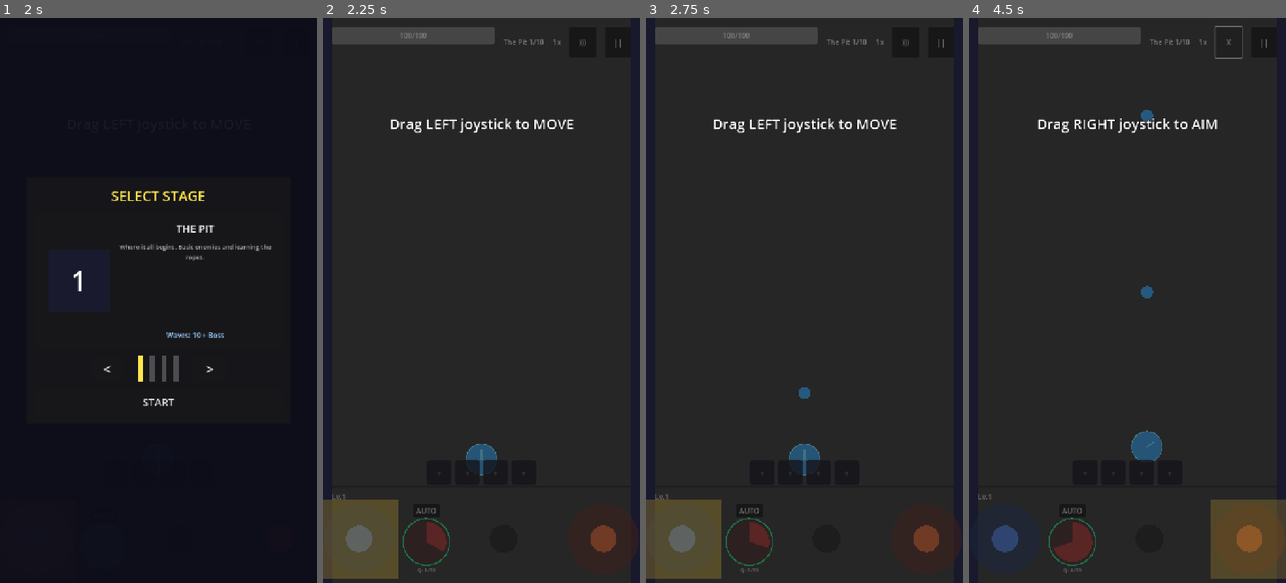
Above: before the commit, frames 1-4 (left to right).
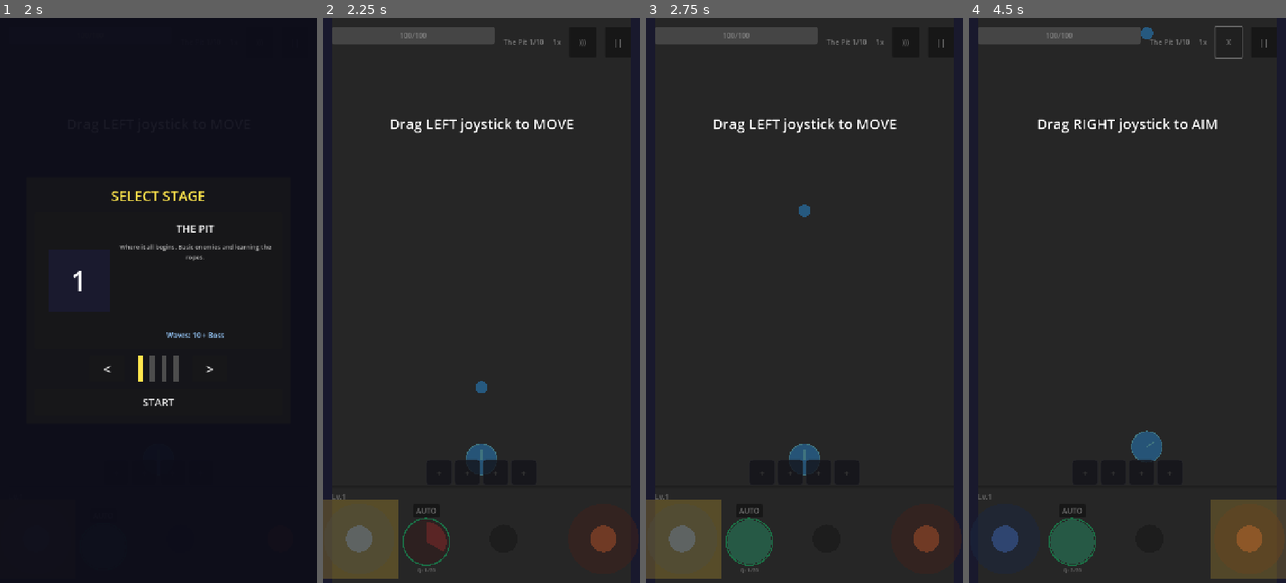
Above: after the commit, the same moments.

Repository: Randroids-Dojo/GoPit
Game: Godot game, scene res://scenes/game.tscn
Same seed, same stepped clock (60 frames per second), same inputs: the game is played once before the commit and once after it.
Inputs (mouse positions are in pixels of both pictures, inside the frame that each line leads up to):
- Up to frame 1 (2 s): click "NEW GAME" at 0.5 s; click "START" at 1.25 s
- Up to frame 2 (2.25 s): click "START" at 2 s
- Up to frame 3 (2.75 s): no input
- Up to frame 4 (4.5 s): tap Enter at 2.75 s; drag from (1003, 537) to (1127, 458) at 2.77 s; drag from (1073, 543) to (1146, 447) at 3.52 s; click ")))" at 4.25 s

Frame 1 is identical in both runs. In frame 2, less than 0.1% of the frame differs, in the area x 48-52%, y 64-67%; in frame 3, 1.0%; in frame 4, 1.1%, in the area x 25-59%, y 1-97%.

Commit message:
Implement salvo-based ball firing (BallxPit style)
Replace queue-based continuous firing with salvo mechanic where:
- All slot balls fire immediately as a salvo when fire is pressed
- Cannot fire again until ALL main balls have returned
- Baby balls tracked separately (don't block main firing)
- New all_balls_returned signal emitted when salvo completes

Update tests to check both is_ready and _balls_available since
the salvo mechanic requires waiting for balls to return before
the next salvo can be fired.

Closes GoPit-qykq, GoPit-q9ct, GoPit-hhdv, GoPit-4nxc

Diff:
--- a/scripts/entities/ball_spawner.gd
+++ b/scripts/entities/ball_spawner.gd
@@ -2,19 +2,20 @@
 ## Spawns balls in the aimed direction when fire is triggered
 ## Now integrates with BallRegistry for ball types and levels
 ## Ball Return Mechanic: Balls return when reaching bottom of screen
-## Queue System: Balls queue up and fire in sequence at fire_rate
+## Salvo System: All balls fire at once, must return before firing again (BallxPit style)
 
 signal ball_spawned(ball: Node2D)
 signal ball_returned  # Emitted when a ball returns to player
 signal ball_caught  # Emitted when a ball is caught (active play bonus)
 signal balls_available_changed(available: bool)  # For fire button UI
-signal queue_changed(queue_size: int, max_size: int)  # For queue UI
+signal all_balls_returned  # Emitted when salvo is complete (all main balls back)
+signal queue_changed(queue_size: int, max_size: int)  # For baby ball queue UI
 signal cooldown_changed(ball_type: int, remaining: float)  # For cooldown UI
 
 @export var ball_scene: PackedScene
 @export var spawn_offset: float = 30.0
 @export var balls_container: Node2D
-@export var max_balls: int = 30  ## Maximum simultaneous balls (0 = unlimited)
+@export var max_balls: int = 50  ## Maximum total balls (main + baby) for performance
 
 var current_aim_direction: Vector2 = Vector2.UP
 var ball_damage: int = 10  # Base damage, can be modified by upgrades
@@ -30,15 +31,18 @@
 var _damage_bonus: int = 0
 var _speed_bonus: float = 0.0
 
-# Ball Return Mechanic - track balls in flight
-var balls_in_flight: int = 0
+# Salvo-based Ball Return Mechanic (BallxPit style)
+# Main balls: fired by player, must ALL return before firing again
+# Baby balls: auto-spawned, don't block main firing
+var main_balls_in_flight: int = 0  # Blocks firing until 0
+var baby_balls_in_flight: int = 0  # Doesn't block firing
+var balls_in_flight: int = 0  # Total (for compatibility)
 var _previous_available: bool = true
 
-# Queue-based firing system (like BallxPit)
-# Balls enter a queue and fire one at a time at fire_rate speed
+# Queue system for BABY BALLS ONLY (main balls fire immediately as salvo)
 # Each entry is {type: BallType, spread: float}
 var _fire_queue: Array[Dictionary] = []
-var fire_rate: float = 2.0  # Base balls per second (overridden by character stat)
+var fire_rate: float = 2.0  # Baby ball queue drain rate
 var max_queue_size: int = 20  # Prevent infinite stacking
 var _fire_timer: float = 0.0  # Timer for queue drain
 
@@ -86,19 +90,31 @@
 
 
 func can_fire() -> bool:
-	"""Check if player has balls available to fire (return mechanic)"""
-	return balls_in_flight < max_balls
+	"""Check if player can fire (salvo mechanic: all main balls must have returned)"""
+	return main_balls_in_flight == 0
 
 
 func get_balls_in_flight() -> int:
+	"""Get total balls in flight (main + baby)"""
 	return balls_in_flight
 
 
+func get_main_balls_in_flight() -> int:
+	"""Get main salvo balls in flight (blocks firing)"""
+	return main_balls_in_flight
+
+
+func get_baby_balls_in_flight() -> int:
+	"""Get baby balls in flight (doesn't block firing)"""
+	return baby_balls_in_flight
+
+
 func fire() -> void:
+	"""Fire a salvo - all slot balls spawn immediately (BallxPit style)"""
 	if current_aim_direction == Vector2.ZERO:
 		return
 
-	# Check ball availability (return mechanic)
+	# Salvo mechanic: cannot fire until ALL main balls have returned
 	if not can_fire():
 		return
 
@@ -111,13 +127,15 @@
 	if slot_balls.is_empty():
 		slot_balls = [BallRegistry.active_ball_type if BallRegistry else 0]
 
-	# Add all ball types to the queue (they'll fire in sequence)
-	# Skip balls that are on cooldown
-	var added_any: bool = false
+	# Fire ALL balls immediately as a salvo (not queued)
+	var fired_any: bool = false
 	for slot_ball_type in slot_balls:
 		# Skip this ball type if on cooldown
 		if is_on_cooldown(slot_ball_type):
 			continue
+
+		# Record fire time for cooldown tracking
+		_record_fire_time(slot_ball_type)
 
 		# Each slot fires ball_count balls (multi-shot)
 		for i in range(ball_count):
@@ -125,10 +143,15 @@
 			var spread_offset: float = 0.0
 			if ball_count > 1:
 				spread_offset = (i - (ball_count - 1) / 2.0) * ball_spread
-			if _add_to_queue(slot_ball_type, spread_offset):
-				added_any = true
-
-	if added_any:
+
+			# Apply spread offset to current aim direction
+			var dir := current_aim_direction.rotated(spread_offset)
+
+			# Spawn ball immediately (salvo firing)
+			_spawn_ball_typed(dir, slot_ball_type)
+			fired_any = true
+
+	if fired_any:
 		SoundManager.play(SoundManager.SoundType.FIRE)
 
 
@@ -329,10 +352,11 @@
 	else:
 		get_parent().add_child(ball)
 
-	# Track ball return/catch (connect signals)
-	ball.returned.connect(_on_ball_returned.bind(ball), CONNECT_ONE_SHOT)
-	ball.caught.connect(_on_ball_caught.bind(ball), CONNECT_ONE_SHOT)
-	ball.despawned.connect(_on_ball_returned.bind(ball), CONNECT_ONE_SHOT)
+	# Track ball return/catch (connect signals) - main balls block firing
+	ball.returned.connect(_on_main_ball_returned.bind(ball), CONNECT_ONE_SHOT)
+	ball.caught.connect(_on_main_ball_caught.bind(ball), CONNECT_ONE_SHOT)
+	ball.despawned.connect(_on_main_ball_returned.bind(ball), CONNECT_ONE_SHOT)
+	main_balls_in_flight += 1
 	balls_in_flight += 1
 	_check_availability_changed()
 
@@ -389,12 +413,13 @@
 	else:
 		get_parent().add_child(ball)
 
-	# Track ball return (baby balls count toward limit too)
-	ball.returned.connect(_on_ball_returned.bind(ball), CONNECT_ONE_SHOT)
-	ball.caught.connect(_on_ball_caught.bind(ball), CONNECT_ONE_SHOT)
-	ball.despawned.connect(_on_ball_returned.bind(ball), CONNECT_ONE_SHOT)
+	# Track ball return (baby balls DON'T block main firing)
+	ball.returned.connect(_on_baby_ball_returned.bind(ball), CONNECT_ONE_SHOT)
+	ball.caught.connect(_on_baby_ball_caught.bind(ball), CONNECT_ONE_SHOT)
+	ball.despawned.connect(_on_baby_ball_returned.bind(ball), CONNECT_ONE_SHOT)
+	baby_balls_in_flight += 1
 	balls_in_flight += 1
-	_check_availability_changed()
+	# Don't call _check_availability_changed() - baby balls don't affect can_fire()
 
 	# Don't emit ball_spawned for baby balls to avoid triggering more baby spawns
 	# baby_ball_spawned signal could be added if needed
@@ -424,18 +449,42 @@
 	return 0
 
 
-func _on_ball_returned(_ball: Node) -> void:
-	"""Called when a ball returns to player (reaches bottom of screen)"""
+func _on_main_ball_returned(_ball: Node) -> void:
+	"""Called when a main salvo ball returns to player"""
+	main_balls_in_flight = maxi(0, main_balls_in_flight - 1)
 	balls_in_flight = maxi(0, balls_in_flight - 1)
 	ball_returned.emit()
 	_check_availability_changed()
-
-
-func _on_ball_caught(_ball: Node) -> void:
-	"""Called when a ball is caught by the player (active play bonus)"""
+	# Emit all_balls_returned when salvo is complete
+	if main_balls_in_flight == 0:
+		all_balls_returned.emit()
+
+
+func _on_main_ball_caught(_ball: Node) -> void:
+	"""Called when a main salvo ball is caught by the player"""
+	main_balls_in_flight = maxi(0, main_balls_in_flight - 1)
 	balls_in_flight = maxi(0, balls_in_flight - 1)
 	ball_caught.emit()
 	_check_availability_changed()
+	# Emit all_balls_returned when salvo is complete
+	if main_balls_in_flight == 0:
+		all_balls_returned.emit()
+
+
+func _on_baby_ball_returned(_ball: Node) -> void:
+	"""Called when a baby ball returns to player (doesn't affect can_fire)"""
+	baby_balls_in_flight = maxi(0, baby_balls_in_flight - 1)
+	balls_in_flight = maxi(0, balls_in_flight - 1)
+	ball_returned.emit()
+	# Don't call _check_availability_changed() - baby balls don't affect firing
+
+
+func _on_baby_ball_caught(_ball: Node) -> void:
+	"""Called when a baby ball is caught by the player"""
+	baby_balls_in_flight = maxi(0, baby_balls_in_flight - 1)
+	balls_in_flight = maxi(0, balls_in_flight - 1)
+	ball_caught.emit()
+	# Don't call _check_availability_changed() - baby balls don't affect firing
 
 
 func try_catch_ball() -> bool:
Not shown, changed: tests/helpers.py
Not shown, changed: tests/test_ball_slots.py
Not shown, changed: tests/test_character_stats.py
Not shown, changed: tests/test_fire.py
Not shown, changed: tests/test_fire_button_position.py
Not shown, changed: tests/test_playtest_input.py
Not shown, changed: tests/test_status_effects.py
